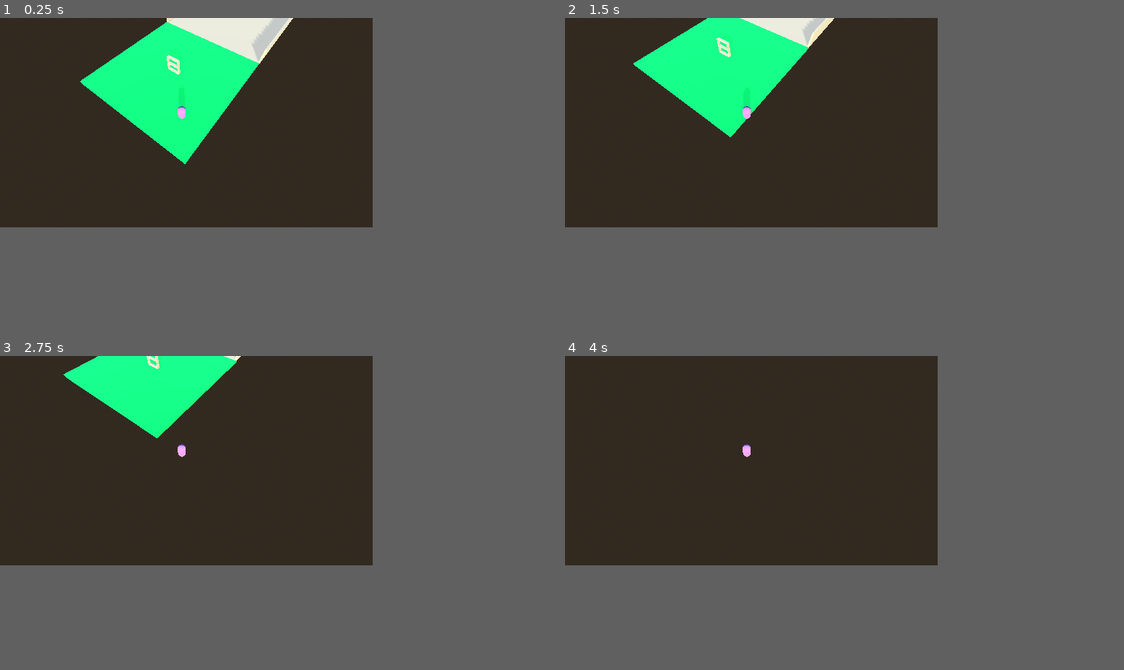
Above: before the commit, frames 1-4 (two rows, left to right).
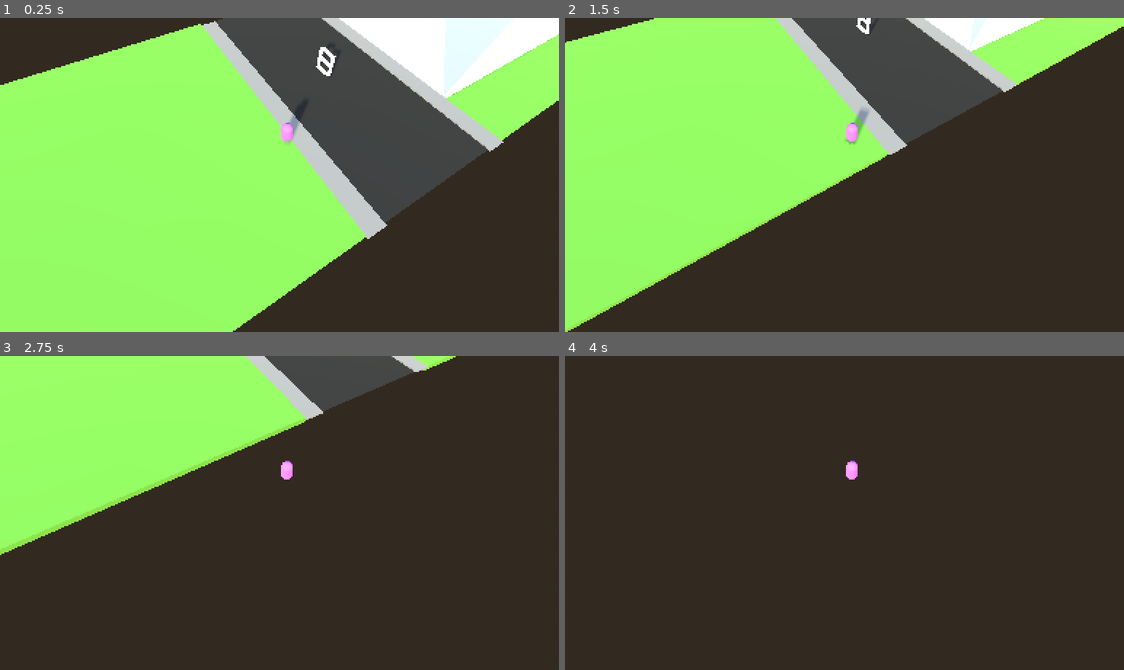
Above: after the commit, the same moments.

Repository: Shenanigans-and-also-tomfoolery/Soup-Stealer
Game: Godot game, scene res://level scenes/testWorld.tscn
Same seed, same stepped clock (60 frames per second), same inputs: the game is played once before the commit and once after it. The project has no main scene, so this scene is started directly.
Inputs:
- Up to frame 1 (0.25 s): no input
- Up to frame 2 (1.5 s): tap Enter (ui_accept) at 0.5, 0.77 s; hold D (right) 0.53-1.28 s; hold Shift (sprint, bound only after the commit) 0.53-1.28 s; hold S (down) from 1.28 s (still down); tap Shift (sprint, bound only after the commit) at 1.35 s
- Up to frame 3 (2.75 s): tap Enter (ui_accept) at 1.52 s; release S (down) at 2.03 s; hold D (right) from 2.03 s (still down); hold Shift (sprint, bound only after the commit) from 2.03 s (still down)
- Up to frame 4 (4 s): release D (right) at 2.78 s; release Shift (sprint, bound only after the commit) at 2.78 s; hold W (up) 2.78-3.53 s; tap Shift (sprint, bound only after the commit) at 2.85 s; tap Enter (ui_accept) at 3.02, 3.77 s; hold A (left) from 3.53 s (still down); hold Shift (sprint, bound only after the commit) from 3.53 s (still down)
In our replay, the window is 512x288 before the commit and 768x432 after it. These sizes can differ from the game's own. Grey fills any space a smaller window leaves; there, only what the larger window draws over its background counts as a difference.

The runs differ from the first frame. In frame 1, 75% of the frame differs, in the area x 0-100%, y 0-100%; in frame 2, 51%; in frame 3, 26%; in frame 4, 0.2%.

Commit message:
added a road
idk y it wasnt working before

Diff:
--- a/CampfireScene.tscn
+++ b/CampfireScene.tscn
@@ -1,6 +1,7 @@
-[gd_scene load_steps=4 format=3 uid="uid://dxt72v18ws837"]
+[gd_scene load_steps=5 format=3 uid="uid://dxt72v18ws837"]
 
 [ext_resource type="Material" uid="uid://bjde2m7afv3ue" path="res://colours/dustybrownidk.tres" id="1_f854l"]
+[ext_resource type="PackedScene" uid="uid://dvqvocl8sq51" path="res://scenes for objects/player.tscn" id="2_r3vhw"]
 
 [sub_resource type="BoxShape3D" id="BoxShape3D_fvqiu"]
 
@@ -12,7 +13,7 @@
 [node name="Ground" type="Node3D" parent="."]
 
 [node name="StaticBody3D" type="StaticBody3D" parent="Ground"]
-transform = Transform3D(2.64323, 0, 0, 0, 0.170613, 0, 0, 0, 2.58732, 0, 0, 0)
+transform = Transform3D(100.05, 0, 0, 0, 1.044, 0, 0, 0, 100.05, 0, 0, 0)
 
 [node name="CollisionShape3D" type="CollisionShape3D" parent="Ground/StaticBody3D"]
 shape = SubResource("BoxShape3D_fvqiu")
@@ -21,52 +22,8 @@
 mesh = SubResource("BoxMesh_j3uvu")
 skeleton = NodePath("../..")
 
-[node name="StaticBody3D2" type="StaticBody3D" parent="Ground"]
-transform = Transform3D(1.56694, -0.0273594, 0, 0.300922, 0.142464, 0, 0, 0, 1, 1.01727, 0, 0)
+[node name="Player" parent="." instance=ExtResource("2_r3vhw")]
 
-[node name="CollisionShape3D" type="CollisionShape3D" parent="Ground/StaticBody3D2"]
-shape = SubResource("BoxShape3D_fvqiu")
-
-[node name="MeshInstance3D" type="MeshInstance3D" parent="Ground/StaticBody3D2"]
-mesh = SubResource("BoxMesh_j3uvu")
-skeleton = NodePath("../..")
-
-[node name="StaticBody3D3" type="StaticBody3D" parent="Ground"]
-transform = Transform3D(0.942961, -0.0244105, 0, 0.150987, 0.152451, 0, 0, 0, 0.455869, 1.01727, 0, 0.618569)
-
-[node name="CollisionShape3D" type="CollisionShape3D" parent="Ground/StaticBody3D3"]
-shape = SubResource("BoxShape3D_fvqiu")
-
-[node name="MeshInstance3D" type="MeshInstance3D" parent="Ground/StaticBody3D3"]
-mesh = SubResource("BoxMesh_j3uvu")
-skeleton = NodePath("../..")
-
-[node name="StaticBody3D4" type="StaticBody3D" parent="Ground"]
-transform = Transform3D(0.911331, -0.0235917, -0.117081, 0.150987, 0.152451, 0, 0.24218, -0.00626932, 0.440578, 1.01727, 0, 0.786591)
-
-[node name="CollisionShape3D" type="CollisionShape3D" parent="Ground/StaticBody3D4"]
-shape = SubResource("BoxShape3D_fvqiu")
-
-[node name="MeshInstance3D" type="MeshInstance3D" parent="Ground/StaticBody3D4"]
-mesh = SubResource("BoxMesh_j3uvu")
-skeleton = NodePath("../..")
-
-[node name="StaticBody3D5" type="StaticBody3D" parent="Ground"]
-transform = Transform3D(0.850577, -0.0127022, -0.203828, 0.100484, 0.15348, 0.0121667, 0.422366, -0.0109338, 0.407582, 1.01727, 0, 0.861395)
-
-[node name="CollisionShape3D" type="CollisionShape3D" parent="Ground/StaticBody3D5"]
-shape = SubResource("BoxShape3D_fvqiu")
-
-[node name="MeshInstance3D" type="MeshInstance3D" parent="Ground/StaticBody3D5"]
-mesh = SubResource("BoxMesh_j3uvu")
-skeleton = NodePath("../..")
-
-[node name="suhgiuhsughdsyughdsnv" type="StaticBody3D" parent="Ground"]
-visible = false
-
-[node name="CollisionShape3D" type="CollisionShape3D" parent="Ground/suhgiuhsughdsyughdsnv"]
-shape = SubResource("BoxShape3D_fvqiu")
-
-[node name="MeshInstance3D" type="MeshInstance3D" parent="Ground/suhgiuhsughdsyughdsnv"]
-mesh = SubResource("BoxMesh_j3uvu")
-skeleton = NodePath("../..")
+[node name="DirectionalLight3D" type="DirectionalLight3D" parent="."]
+transform = Transform3D(1, 0, 0, 0, -0.044003, 0.999031, 0, -0.999031, -0.044003, 0, 8.77445, 2.12097)
+light_energy = 1.762
--- /dev/null
+++ b/level scenes/Shop.gd
@@ -0,0 +1,34 @@
+extends Node3D
+
+
+# Called when the node enters the scene tree for the first time.
+func _ready():
+	pass # Replace with function body.
+
+
+# Called every frame. 'delta' is the elapsed time since the previous frame.
+func _process(delta):
+	pass
+
+
+func _on_player_entered(body):
+	print("Player entered!")
+	change_roof_opacity(0.7)
+
+
+func _on_area_3d_body_exited(body):
+	print("Player exited!")
+	change_roof_opacity(0)
+
+
+func change_roof_opacity(opacity):
+	#get all the nodes that make up the roof and set the opacity to them
+	var roof_parts = ["Roof/Back Wall2/wall/MeshInstance3D", "snalalp", "Roof/floor2/wall/MeshInstance3D", "Roof/Left wall2/wall/MeshInstance3D"]
+	for part_path in roof_parts:
+		var part = get_node_or_null(part_path)
+		if part and part.mesh and part.mesh.surface_get_material(0):
+			var mat = part.mesh.surface_get_material(0).duplicate() # Duplicate the material to avoid changing it globally
+			mat.albedo_color = Color(1, 1, 1, opacity)
+			part.mesh.surface_set_material(0, mat)
+		else:
+			print("Node or material not found:", part_path)
--- a/level scenes/testWorld.tscn
+++ b/level scenes/testWorld.tscn
@@ -1,59 +1,150 @@
-[gd_scene load_steps=8 format=3 uid="uid://b0vxp45cbky52"]
+[gd_scene load_steps=14 format=3 uid="uid://b0vxp45cbky52"]
 
+[ext_resource type="Script" path="res://level scenes/Shop.gd" id="1_6migh"]
 [ext_resource type="PackedScene" uid="uid://6dx48x5xhhea" path="res://scenes for objects/wall.tscn" id="1_hu0go"]
 [ext_resource type="PackedScene" uid="uid://c40r0os7b5j3x" path="res://scenes for objects/shelf.tscn" id="2_nes41"]
 [ext_resource type="PackedScene" uid="uid://dvqvocl8sq51" path="res://scenes for objects/player.tscn" id="3_n2nfb"]
-[ext_resource type="Material" uid="uid://brisbuipqoa8k" path="res://colours/green.tres" id="4_86gkx"]
+[ext_resource type="PackedScene" uid="uid://d34uelyjjtxqq" path="res://scenes for objects/road.tscn" id="5_63gqu"]
 [ext_resource type="Environment" uid="uid://ojfh4uh8h184" path="res://fancyschmancy stuff/lightingstuff.tres" id="5_figy0"]
 
 [sub_resource type="BoxShape3D" id="BoxShape3D_ri8ee"]
 
+[sub_resource type="StandardMaterial3D" id="StandardMaterial3D_jbjjy"]
+
 [sub_resource type="BoxMesh" id="BoxMesh_6sjg1"]
 lightmap_size_hint = Vector2i(14, 21)
-material = ExtResource("4_86gkx")
+material = SubResource("StandardMaterial3D_jbjjy")
+
+[sub_resource type="BoxShape3D" id="BoxShape3D_41xwl"]
+
+[sub_resource type="StandardMaterial3D" id="StandardMaterial3D_xq3dg"]
+albedo_color = Color(0.458824, 0.760784, 0.290196, 1)
+
+[sub_resource type="BoxMesh" id="BoxMesh_mxr68"]
+lightmap_size_hint = Vector2i(14, 21)
+material = SubResource("StandardMaterial3D_xq3dg")
+
+[sub_resource type="BoxShape3D" id="BoxShape3D_g4j87"]
 
 [node name="testWorld" type="Node3D"]
 
 [node name="Shop" type="Node3D" parent="."]
+transform = Transform3D(1, 0, 0, 0, 1, 0, 0, 0, 1, -0.00965881, -0.0699084, 1.21292)
+script = ExtResource("1_6migh")
 
 [node name="Left wall" parent="Shop" instance=ExtResource("1_hu0go")]
-transform = Transform3D(0.875, 0, 0, 0, 4.808, 0, 0, 0, 2.34, -10.0583, -0.740683, -22.2777)
+transform = Transform3D(0.875, 0, 0, 0, 8.22463, 0, 0, 0, 2.34, -10.0583, -1.69003, -22.2777)
 
 [node name="Right Wall" parent="Shop" instance=ExtResource("1_hu0go")]
-transform = Transform3D(0.875, 0, 0, 0, 4.808, 0, 0, 0, 2.34, 10.1599, -0.740683, -22.2777)
+transform = Transform3D(0.875, 0, 0, 0, 8.22463, 0, 0, 0, 2.34, 10.1599, -1.69003, -22.2777)
 
 [node name="Back Wall" parent="Shop" instance=ExtResource("1_hu0go")]
-transform = Transform3D(-3.82475e-08, 0, 1.98555, 0, 4.808, 0, -0.875, 0, -8.67913e-08, -0.224832, -0.740683, -33.8572)
+transform = Transform3D(-3.82475e-08, 0, 1.98555, 0, 8.22463, 0, -0.875, 0, -8.67913e-08, -0.224832, -1.69003, -33.8572)
 
 [node name="floor" parent="Shop" instance=ExtResource("1_hu0go")]
 transform = Transform3D(53.5023, 0, 0, 0, 0.253358, 0, 0, 0, 2.33979, 2.72964, 0.0117159, -22.2615)
+
+[node name="Roof" type="Node3D" parent="Shop"]
+transform = Transform3D(-1, 8.74228e-08, 0, -8.74228e-08, -1, 0, 0, 0, 1, 0, 7.9727, 0)
+
+[node name="Left wall2" type="Node3D" parent="Shop/Roof"]
+transform = Transform3D(0.875, 0, 0, 0, 8.22463, 0, 0, 0, 2.34, -10.0583, -1.69003, -22.2777)
+
+[node name="wall" type="StaticBody3D" parent="Shop/Roof/Left wall2"]
+transform = Transform3D(-0.380853, 0, 0, 0, 0.5, 0, 0, 0, 10.272, -0.0532765, 0.441546, 0.128161)
+
+[node name="CollisionShape3D" type="CollisionShape3D" parent="Shop/Roof/Left wall2/wall"]
+shape = SubResource("BoxShape3D_ri8ee")
+
+[node name="MeshInstance3D" type="MeshInstance3D" parent="Shop/Roof/Left wall2/wall"]
+mesh = SubResource("BoxMesh_6sjg1")
+
+[node name="Right Wall2" type="Node3D" parent="Shop/Roof"]
+transform = Transform3D(0.875, 0, 0, 0, 8.22463, 0, 0, 0, 2.34, 10.1599, -1.69003, -22.2777)
+
+[node name="wall" type="StaticBody3D" parent="Shop/Roof/Right Wall2"]
+transform = Transform3D(-0.380853, 0, 0, 0, 0.5, 0, 0, 0, 10.272, -0.0532765, 0.441546, 0.128161)
+
+[node name="CollisionShape3D" type="CollisionShape3D" parent="Shop/Roof/Right Wall2/wall"]
+shape = SubResource("BoxShape3D_ri8ee")
+
+[node name="MeshInstance3D" type="MeshInstance3D" parent="Shop/Roof/Right Wall2/wall"]
+mesh = SubResource("BoxMesh_6sjg1")
+
+[node name="Back Wall2" type="Node3D" parent="Shop/Roof"]
+transform = Transform3D(-3.82475e-08, 0, 1.98555, 0, 8.22463, 0, -0.875, 0, -8.67913e-08, -0.224832, -1.69003, -33.8572)
+
+[node name="wall" type="StaticBody3D" parent="Shop/Roof/Back Wall2"]
+transform = Transform3D(-0.380853, 0, 0, 0, 0.5, 0, 0, 0, 10.272, -0.0532765, 0.441546, 0.128161)
+
+[node name="CollisionShape3D" type="CollisionShape3D" parent="Shop/Roof/Back Wall2/wall"]
+shape = SubResource("BoxShape3D_ri8ee")
+
+[node name="MeshInstance3D" type="MeshInstance3D" parent="Shop/Roof/Back Wall2/wall"]
+mesh = SubResource("BoxMesh_6sjg1")
+
+[node name="floor2" type="Node3D" parent="Shop/Roof"]
+transform = Transform3D(53.5023, 0, 0, 0, 0.253358, 0, 0, 0, 2.33979, 2.72964, 0.0117159, -22.2615)
+
+[node name="wall" type="StaticBody3D" parent="Shop/Roof/floor2"]
+transform = Transform3D(-0.380853, 0, 0, 0, 0.5, 0, 0, 0, 10.272, -0.0532765, 0.441546, 0.128161)
+
+[node name="CollisionShape3D" type="CollisionShape3D" parent="Shop/Roof/floor2/wall"]
+shape = SubResource("BoxShape3D_ri8ee")
+
+[node name="MeshInstance3D" type="MeshInstance3D" parent="Shop/Roof/floor2/wall"]
+unique_name_in_owner = true
+mesh = SubResource("BoxMesh_6sjg1")
 
 [node name="Shelf" parent="." instance=ExtResource("2_nes41")]
 transform = Transform3D(1, 0, 0, 0, 1, 0, 0, 0, 1, 0.00543046, 0.350739, -0.0191469)
 
 [node name="Player" parent="." instance=ExtResource("3_n2nfb")]
-transform = Transform3D(1, 0, 0, 0, 1, 0, 0, 0, 1, 6.40824, 2.24769, 6.3114)
+transform = Transform3D(1, 0, 0, 0, 1, 0, 0, 0, 1, 6.40824, 2.24769, 9.3114)
 
-[node name="Camera3D" type="Camera3D" parent="Player"]
+[node name="Camera3D2" type="Camera3D" parent="Player"]
 transform = Transform3D(0.798026, -0.539953, 0.267592, 0.00312591, 0.447748, 0.894154, -0.602615, -0.712722, 0.359002, 5.5397, 14.3095, 6.506)
 
-[node name="Ground" type="StaticBody3D" parent="."]
-transform = Transform3D(20.466, 0, 0, 0, 0.48, 0, 0, 0, 21, -0.0532765, -0.0630059, 0.128161)
+[node name="Grass" type="StaticBody3D" parent="."]
+transform = Transform3D(33.7324, 0, 0, 0, 0.48, 0, 0, 0, 34.5416, -0.0532765, -0.0630059, 25.928)
 
-[node name="CollisionShape3D" type="CollisionShape3D" parent="Ground"]
-shape = SubResource("BoxShape3D_ri8ee")
+[node name="CollisionShape3D" type="CollisionShape3D" parent="Grass"]
+shape = SubResource("BoxShape3D_41xwl")
 
-[node name="MeshInstance3D" type="MeshInstance3D" parent="Ground"]
+[node name="MeshInstance3D" type="MeshInstance3D" parent="Grass"]
 transform = Transform3D(1, 0, 0, 0, 1, 0, 0, 0, 1, 0, 0, 0)
-mesh = SubResource("BoxMesh_6sjg1")
+mesh = SubResource("BoxMesh_mxr68")
+
+[node name="Grass2" type="StaticBody3D" parent="."]
+transform = Transform3D(33.7324, 0, 0, 0, 0.48, 0, 0, 0, 34.5416, -0.0532765, -0.17892, -25.759)
+
+[node name="CollisionShape3D" type="CollisionShape3D" parent="Grass2"]
+shape = SubResource("BoxShape3D_41xwl")
+
+[node name="MeshInstance3D" type="MeshInstance3D" parent="Grass2"]
+transform = Transform3D(1, 0, 0, 0, 1, 0, 0, 0, 1, 0, 0, 0)
+mesh = SubResource("BoxMesh_mxr68")
 
 [node name="sun" type="DirectionalLight3D" parent="."]
 transform = Transform3D(0.788902, -0.206757, 0.578693, 0, 0.9417, 0.336454, -0.614519, -0.265429, 0.742909, 0, 8.13749, 4.48024)
 light_color = Color(1, 0.894118, 0.556863, 1)
-light_energy = 2.808
+light_angular_distance = 0.5
 shadow_enabled = true
-shadow_opacity = 0.49
+shadow_opacity = 0.84
 shadow_blur = 2.424
+directional_shadow_mode = 0
 
 [node name="fancyschmancy lighting" type="WorldEnvironment" parent="."]
 environment = ExtResource("5_figy0")
+
+[node name="Road" parent="." instance=ExtResource("5_63gqu")]
+transform = Transform3D(-1.7161e-07, 0, 11.1902, 0, 1, 0, -3.92598, 0, -4.89138e-07, 0, 0, 0)
+
+[node name="Area3D" type="Area3D" parent="."]
+transform = Transform3D(26.786, 0, 0, 0, 3.88619, 0, 0, 0, 20.0197, -3.34682, 1.92778, -21.0532)
+
+[node name="CollisionShape3D" type="CollisionShape3D" parent="Area3D"]
+shape = SubResource("BoxShape3D_g4j87")
+
+[connection signal="body_entered" from="Area3D" to="Shop" method="_on_player_entered"]
+[connection signal="body_exited" from="Area3D" to="Shop" method="_on_area_3d_body_exited"]
--- a/project.godot
+++ b/project.godot
@@ -16,8 +16,8 @@
 
 [display]
 
-window/size/viewport_width=512
-window/size/viewport_height=288
+window/size/viewport_width=384
+window/size/viewport_height=216
 window/size/mode=2
 window/stretch/mode="viewport"
 window/stretch/aspect="expand"
@@ -76,3 +76,8 @@
 "events": [Object(InputEventKey,"resource_local_to_scene":false,"resource_name":"","device":-1,"window_id":0,"alt_pressed":false,"shift_pressed":false,"ctrl_pressed":false,"meta_pressed":false,"pressed":false,"keycode":0,"physical_keycode":68,"key_label":0,"unicode":100,"echo":false,"script":null)
 ]
 }
+sprint={
+"deadzone": 0.5,
+"events": [Object(InputEventKey,"resource_local_to_scene":false,"resource_name":"","device":-1,"window_id":0,"alt_pressed":false,"shift_pressed":false,"ctrl_pressed":false,"meta_pressed":false,"pressed":false,"keycode":0,"physical_keycode":4194325,"key_label":0,"unicode":0,"echo":false,"script":null)
+]
+}
--- a/scenes for objects/player.tscn
+++ b/scenes for objects/player.tscn
@@ -3,12 +3,14 @@
 [ext_resource type="Script" path="res://scripts/player.gd" id="1_6midp"]
 
 [sub_resource type="CapsuleShape3D" id="CapsuleShape3D_dv14e"]
+radius = 0.519053
+height = 2.13854
 
-[sub_resource type="ORMMaterial3D" id="ORMMaterial3D_crqfr"]
-albedo_color = Color(0.784314, 0.568627, 1, 1)
+[sub_resource type="StandardMaterial3D" id="StandardMaterial3D_r7v5a"]
+albedo_color = Color(0.960784, 0.45098, 1, 1)
 
 [sub_resource type="CapsuleMesh" id="CapsuleMesh_0t67e"]
-material = SubResource("ORMMaterial3D_crqfr")
+material = SubResource("StandardMaterial3D_r7v5a")
 
 [node name="Player" type="CharacterBody3D"]
 transform = Transform3D(1, 0, 0, 0, 1, 0, 0, 0, 1, 0, 2.24769, 0)
@@ -21,3 +23,6 @@
 mesh = SubResource("CapsuleMesh_0t67e")
 
 [node name="Its 1 from the numberjacks!!!!" type="Node3D" parent="."]
+
+[node name="Camera3D" type="Camera3D" parent="."]
+transform = Transform3D(0.521281, -0.76379, 0.380646, 0.00312589, 0.447748, 0.894154, -0.853379, -0.464916, 0.23579, 9.29057, 14.3095, 6.506)
--- /dev/null
+++ b/scenes for objects/road.tscn
@@ -0,0 +1,46 @@
+[gd_scene load_steps=7 format=3 uid="uid://d34uelyjjtxqq"]
+
+[sub_resource type="StandardMaterial3D" id="StandardMaterial3D_ieq0a"]
+albedo_color = Color(0.176471, 0.176471, 0.176471, 1)
+
+[sub_resource type="BoxMesh" id="BoxMesh_7th2f"]
+material = SubResource("StandardMaterial3D_ieq0a")
+
+[sub_resource type="BoxShape3D" id="BoxShape3D_k4g0h"]
+
+[sub_resource type="BoxShape3D" id="BoxShape3D_gkmcv"]
+
+[sub_resource type="StandardMaterial3D" id="StandardMaterial3D_v5sli"]
+albedo_color = Color(0.607843, 0.607843, 0.607843, 1)
+
+[sub_resource type="BoxMesh" id="BoxMesh_ymume"]
+material = SubResource("StandardMaterial3D_v5sli")
+
+[node name="Road" type="Node3D"]
+
+[node name="tarmac" type="StaticBody3D" parent="."]
+transform = Transform3D(3.467, 0, 0, 0, 0.031, 0, 0, 0, 3, 0, 0, 0)
+
+[node name="MeshInstance3D" type="MeshInstance3D" parent="tarmac"]
+mesh = SubResource("BoxMesh_7th2f")
+
+[node name="CollisionShape3D" type="CollisionShape3D" parent="tarmac"]
+shape = SubResource("BoxShape3D_k4g0h")
+
+[node name="curb1" type="StaticBody3D" parent="."]
+transform = Transform3D(0.5, 0, 0, 0, 0.104, 0, 0, 0, 3, 1.96535, 0.0691356, 0.0207722)
+
+[node name="CollisionShape3D" type="CollisionShape3D" parent="curb1"]
+shape = SubResource("BoxShape3D_gkmcv")
+
+[node name="MeshInstance3D" type="MeshInstance3D" parent="curb1"]
+mesh = SubResource("BoxMesh_ymume")
+
+[node name="curb2" type="StaticBody3D" parent="."]
+transform = Transform3D(0.5, 0, 0, 0, 0.104, 0, 0, 0, 3, -1.95262, 0.0691356, 0.0207722)
+
+[node name="CollisionShape3D" type="CollisionShape3D" parent="curb2"]
+shape = SubResource("BoxShape3D_gkmcv")
+
+[node name="MeshInstance3D" type="MeshInstance3D" parent="curb2"]
+mesh = SubResource("BoxMesh_ymume")
--- a/scenes for objects/shelf.tscn
+++ b/scenes for objects/shelf.tscn
@@ -1,9 +1,12 @@
-[gd_scene load_steps=3 format=3 uid="uid://c40r0os7b5j3x"]
+[gd_scene load_steps=4 format=3 uid="uid://c40r0os7b5j3x"]
 
 [sub_resource type="BoxShape3D" id="BoxShape3D_mjdn0"]
 
+[sub_resource type="StandardMaterial3D" id="StandardMaterial3D_qo7cu"]
+
 [sub_resource type="BoxMesh" id="BoxMesh_g7sme"]
 lightmap_size_hint = Vector2i(14, 21)
+material = SubResource("StandardMaterial3D_qo7cu")
 
 [node name="Shelf" type="Node3D"]
 
--- a/scenes for objects/wall.tscn
+++ b/scenes for objects/wall.tscn
@@ -1,9 +1,12 @@
-[gd_scene load_steps=3 format=3 uid="uid://6dx48x5xhhea"]
+[gd_scene load_steps=4 format=3 uid="uid://6dx48x5xhhea"]
 
 [sub_resource type="BoxShape3D" id="BoxShape3D_ri8ee"]
 
+[sub_resource type="StandardMaterial3D" id="StandardMaterial3D_jbjjy"]
+
 [sub_resource type="BoxMesh" id="BoxMesh_6sjg1"]
 lightmap_size_hint = Vector2i(14, 21)
+material = SubResource("StandardMaterial3D_jbjjy")
 
 [node name="Wall" type="Node3D"]
 
--- a/scripts/player.gd
+++ b/scripts/player.gd
@@ -1,19 +1,39 @@
 extends CharacterBody3D
 
-
 const SPEED = 5.0
+const SPRINT_SPEED = 10.0
 const JUMP_VELOCITY = 4.5
+const SPRINT_DURATION = 2.0  # Adjust the duration as needed
+const SPRINT_COOLDOWN = 5.0  # Adjust the cooldown time as needed
+var sprint_timer = 0.0
+var sprint_cooldown_timer = 0.0
+var is_sprinting = false
 
 # Get the gravity from the project settings to be synced with RigidBody nodes.
 var gravity = ProjectSettings.get_setting("physics/3d/default_gravity")
 
 
 func _physics_process(delta):
+
+	if sprint_cooldown_timer > 0:
+		sprint_cooldown_timer -= delta
+	else:
+		if Input.is_action_pressed("sprint") and sprint_timer <= SPRINT_DURATION:
+			is_sprinting = true
+			sprint_timer += delta
+			if sprint_timer > SPRINT_DURATION:
+				sprint_timer = SPRINT_DURATION
+		else:
+			is_sprinting = false
+			sprint_timer = 0.0
+			if sprint_cooldown_timer <= 0.0:
+				sprint_cooldown_timer = SPRINT_COOLDOWN
+
 	# Add the gravity.
 	if not is_on_floor():
 		velocity.y -= gravity * delta
 
-	# Handle jump. I commented this bit out bc i dont think we need jump
+	# Handle jump.
 	if Input.is_action_just_pressed("ui_accept") and is_on_floor():
 		velocity.y = JUMP_VELOCITY
 
@@ -22,8 +42,13 @@
 	var input_dir = Input.get_vector("left", "right", "up", "down")
 	var direction = (transform.basis * Vector3(input_dir.x, 0, input_dir.y)).normalized()
 	if direction:
-		velocity.x = direction.x * SPEED
-		velocity.z = direction.z * SPEED
+		if Input.is_action_pressed("sprint"):
+			velocity.x = direction.x * SPRINT_SPEED
+			velocity.z = direction.z * SPRINT_SPEED
+			is_sprinting = true
+		else:
+			velocity.x = direction.x * SPEED
+			velocity.z = direction.z * SPEED
 	else:
 		velocity.x = move_toward(velocity.x, 0, SPEED)
 		velocity.z = move_toward(velocity.z, 0, SPEED)
